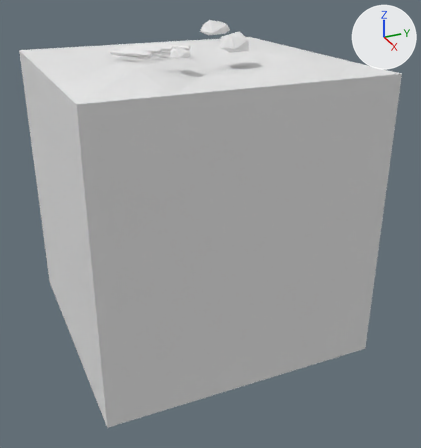
A saved change to the FBX model Assets/Tiles/Dark/Dead Tile 3.fbx.
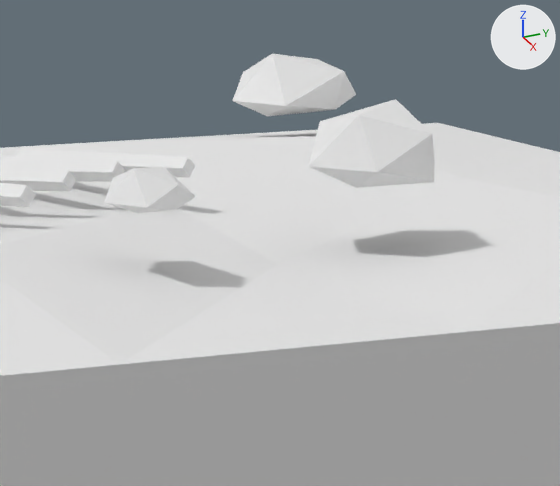
There are two pictures of each version: one whole from a 50 mm camera at (3.839, -1.564, 1.699) aimed at (0.175, 0.085, -0.133), one close up on the part from 34% to 66% of the width and 2% to 28% of the height. The lights are fixed; the arrows at upper right show +X, +Y and +Z. The older version's two pictures come first. Where no turn or scale is listed for an object, it has been applied to the vertices. Vertices at exactly the same position are counted once.

In view in the first close-up: 'Dead Tile 3'.
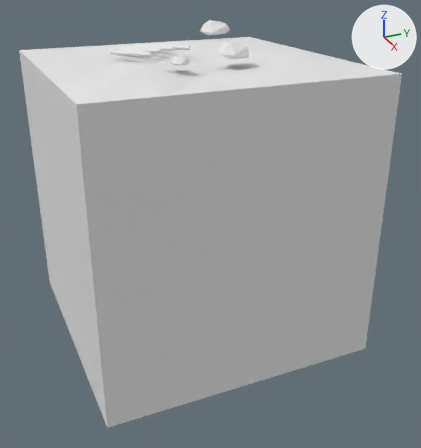
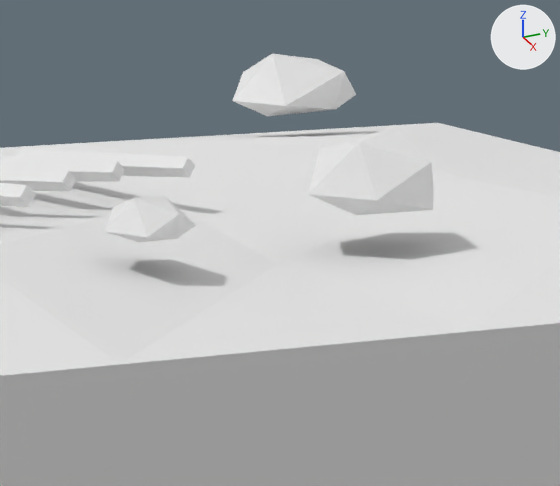
What changed in the scene script:
```text
Change me_dead_tile_3:
    used by ob_dead_tile_3; location = (0.0, 0.0, 0.0)
    remove me_dead_tile_3.from_pydata(...)  # 105 vertices, 129 faces; spans x -1.0..1.0, y -1.0..1.0, z -1.0..1.28
    add me_dead_tile_3.from_pydata(...)  # 105 vertices, 129 faces; spans x -1.0..1.0, y -1.0..1.0, z -1.0..1.25
    me_dead_tile_3 part 1: the loose piece of 12 vertices spanning x 0.35..0.56, y 0.01..0.22, z 1.16..1.28 is moved by (0.0, 0.0, -0.04)
    me_dead_tile_3 part 2: the loose piece of 12 vertices spanning x 0.47..0.61, y -0.35..-0.21, z 1.16..1.22 is moved by (0.0, 0.0, -0.04)
```

What differs and where, as boxes (x1, y1, x2, y2) in the close-ups (560 x 486 px; the box of a moved part takes in the faces that stretch with it):
part 1 of me_dead_tile_3, moved or reshaped: before (309, 99, 434, 188); after (309, 127, 434, 215)
part 2 of me_dead_tile_3, moved or reshaped: before (104, 167, 196, 213); after (105, 196, 196, 242)
